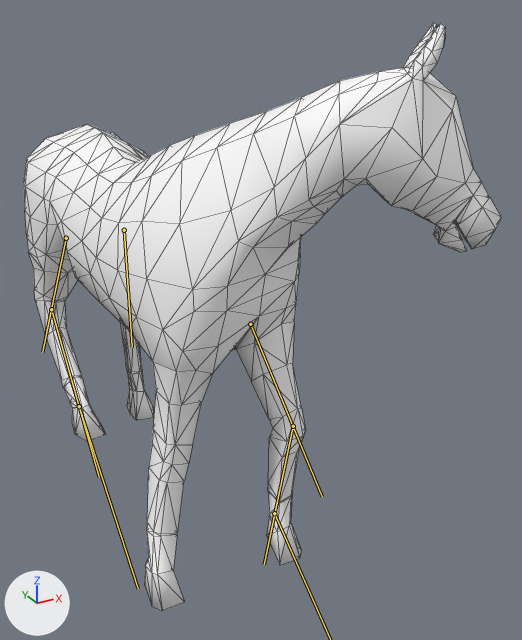
An edit to the glTF model Contents/mods/HorseMod/common/media/anims_X/Horse/Horse_Idle_Turn90L.glb, drawn before and after from the same camera.
Before and after are seen from a camera (50 mm lens) standing at (-0.51, -1.542, 1.157) and looking at (0.24, -0.178, 0.475). The lights are fixed; the arrows at lower left show +X, +Y and +Z. Both versions are drawn at frame 10 of the action 'Horse_Idle_Turn90L'; the numbers are the values there. The bones that change are drawn over the model as lines. Mesh edges are drawn as thin lines.

The first picture shows 'GEO-Horse'.
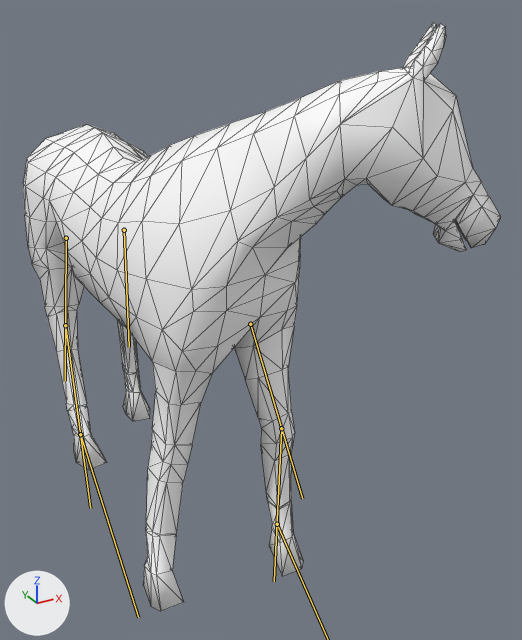
What the commit changed:
Bone 'DEF_Radius.L' (bone_def_radius_l) turns from (-39, 5, 3) to (-28, 5, 2) degrees about its own x, y and z.
Bone 'DEF_FrontCannon.L' (bone_def_frontcannon_l) turns from (46, 1, -2) to (26, 0, -1) degrees about its own x, y and z.
Bone 'DEF_FrontHoof.L' (bone_def_fronthoof_l) turns from (-3, 8, 7) to (6, 7, 9) degrees about its own x, y and z.
Bone 'DEF_Gaskin.L' (bone_def_gaskin_l) turns from (-13, 1, -4) to (-13, 1, -3) degrees about its own x, y and z.
Bone 'DEF_Gaskin.R' (bone_def_gaskin_r) turns from (-5, -1, 11) to (-29, -1, 10) degrees about its own x, y and z.
Bone 'DEF_RearCannon.R' (bone_def_rearcannon_r) turns from (-40, -1, -2) to (6, 0, 0) degrees about its own x, y and z.
Bone 'DEF_RearHoof.R' (bone_def_rearhoof_r) turns from (47, 8, 7) to (25, 10, 3) degrees about its own x, y and z.

Changed parts and their boxes (x1, y1, x2, y2) in the pictures (522 x 640 px):
'GEO-Horse', posed
    before: (24, 22, 501, 611)
    after: (23, 22, 501, 611)
bone 'DEF_Radius.L', root to tip
    before: (250, 324) to (322, 496)
    after: (250, 324) to (302, 498)
bone 'DEF_FrontCannon.L', root to tip
    before: (293, 426) to (264, 564)
    after: (281, 428) to (274, 581)
bone 'DEF_Gaskin.L', root to tip
    before: (124, 230) to (132, 347)
    after: (124, 230) to (129, 347)
bone 'DEF_Gaskin.R', root to tip
    before: (66, 238) to (42, 352)
    after: (66, 238) to (65, 381)
bone 'DEF_RearCannon.R', root to tip
    before: (51, 309) to (99, 477)
    after: (65, 325) to (90, 508)
bone 'DEF_RearHoof.R', root to tip
    before: (79, 406) to (138, 588)
    after: (80, 434) to (138, 617)
